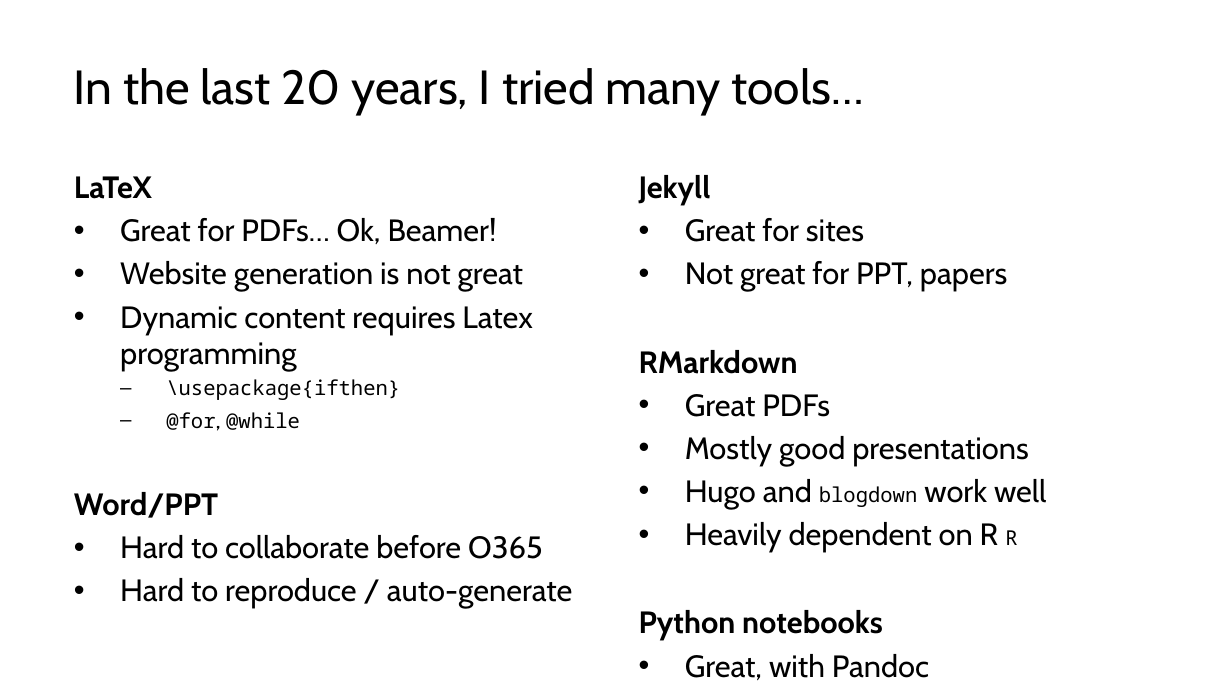
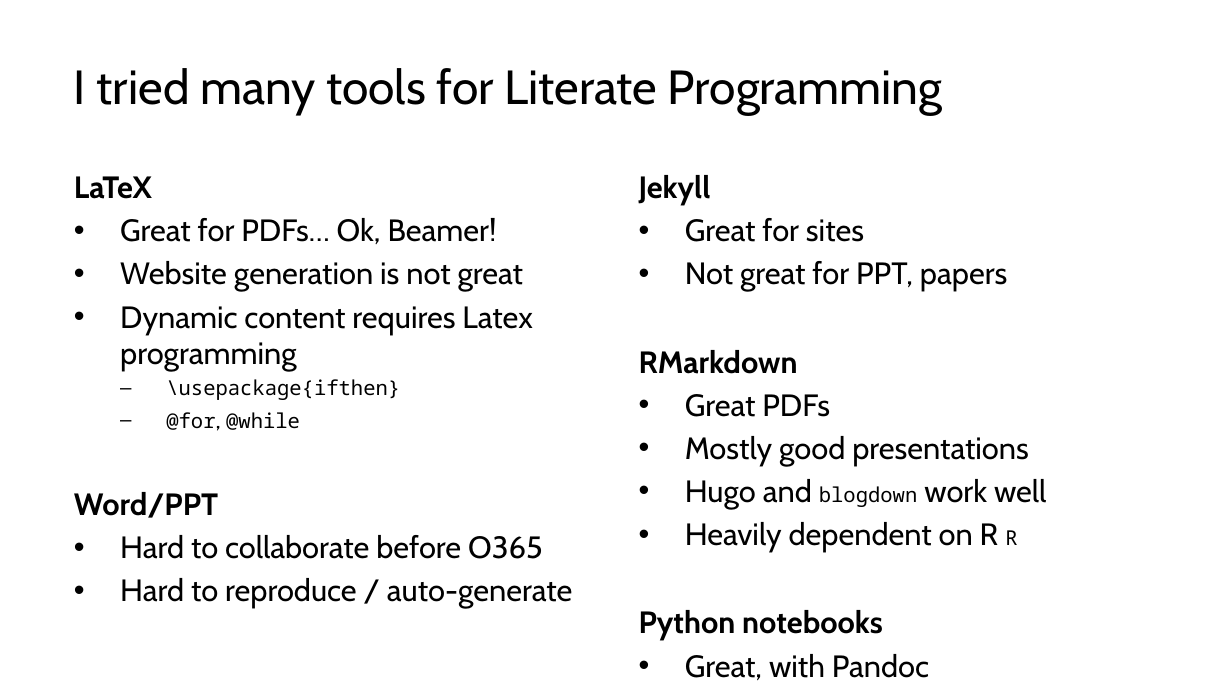
Before and after one commit to lucas-a-meyer/using-quarto, a slide deck: slide 5 of docs/presentation.pptx. Drawn at 1232x693 pixels with LibreOffice and Linux fonts; fonts in the diff are those of the drawing. Boxes give left, top, right and bottom in pixels: in the first picture for what was removed or moved away, otherwise in the second. Text is boxed around its words. In the diff, an @@ line names an element or a change of style, - is before the commit and + after.

```diff
--- a/docs/presentation.pptx
+++ b/docs/presentation.pptx
@@ title at (74, 68, 943, 115): text changed @@
-In the last 20 years, I tried many tools…
+I tried many tools for Literate Programming
```
Also in this commit, not shown: 5 other slides changed, 24 other files.
